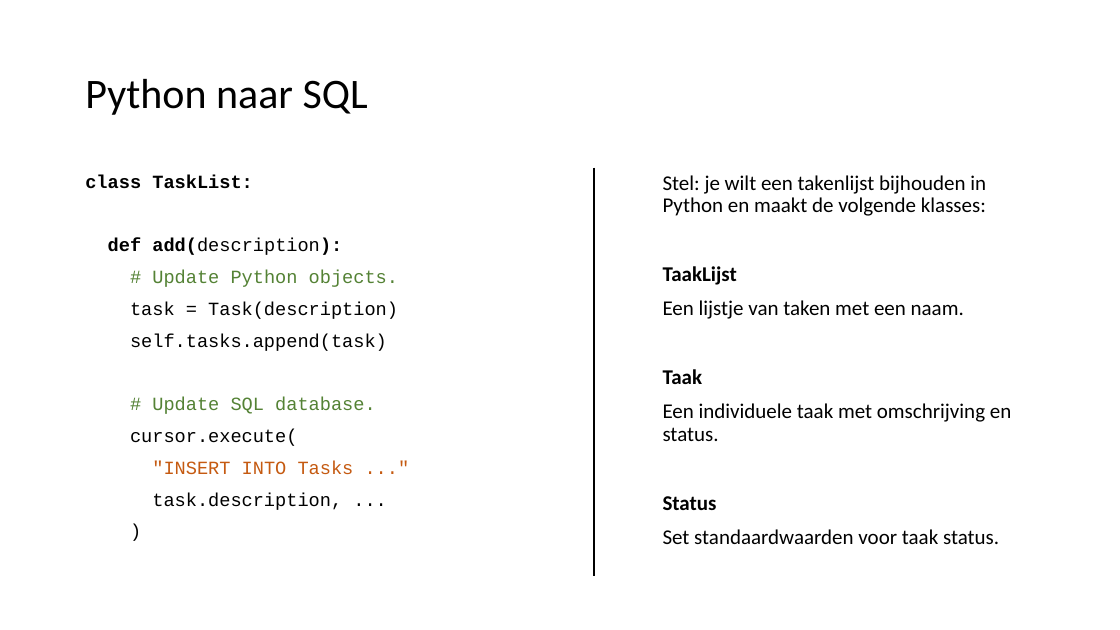
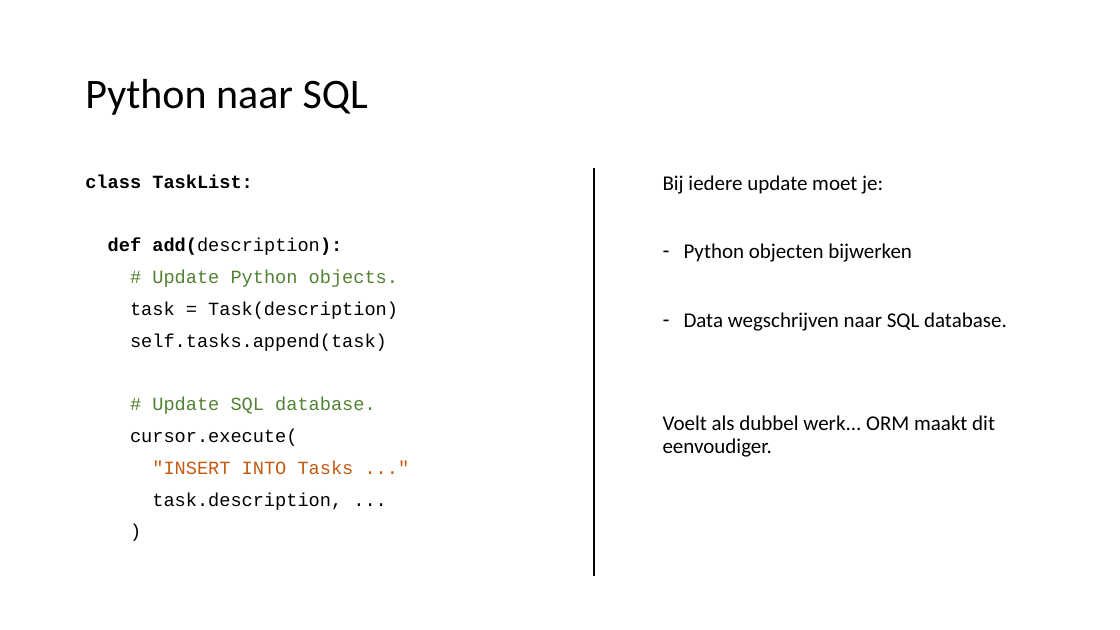
Before and after one commit to LFKoning/knowledge-sharing, a slide deck: slide 52 of sql_course/3_python/3_python.pptx (slide 46 before the commit). Drawn at 1120x630 pixels with LibreOffice and Linux fonts; fonts in the diff are those of the drawing. Boxes give left, top, right and bottom in pixels: in the first picture for what was removed or moved away, otherwise in the second. Text is boxed around its words. In the diff, an @@ line names an element or a change of style, - is before the commit and + after.

```diff
--- a/sql_course/3_python/3_python.pptx
+++ b/sql_course/3_python/3_python.pptx
@@ text at [663, 175, 1007, 457]: text changed @@
-Stel: je wilt een takenlijst bijhouden in Python en maakt de volgende klasses:
-TaakLijst
-Een lijstje van taken met een naam.
-Taak
-Een individuele taak met omschrijving en status.
-Status
-Set standaardwaarden voor taak status.
+Bij iedere update moet je:
+– Python objecten bijwerken
+– Data wegschrijven naar SQL database.
+Voelt als dubbel werk... ORM maakt dit eenvoudiger.
```
Also in this commit, not shown: 4 other slides changed, 12 slides added, 2 slides removed, 1 other file.
